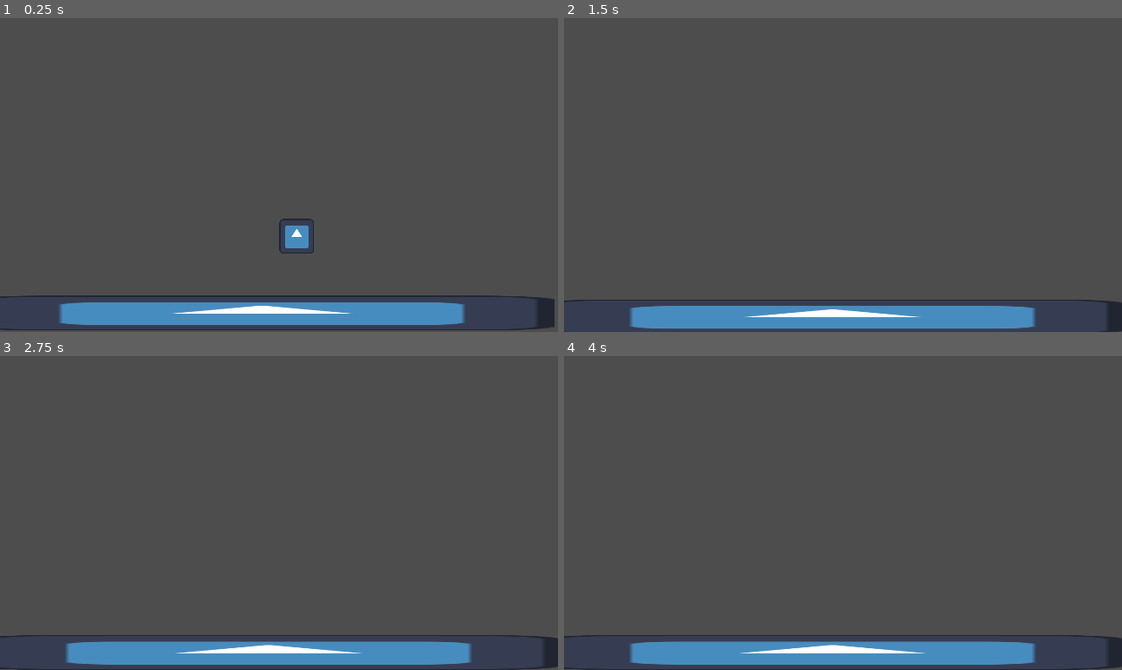
Above: before the commit, frames 1-4 (two rows, left to right).
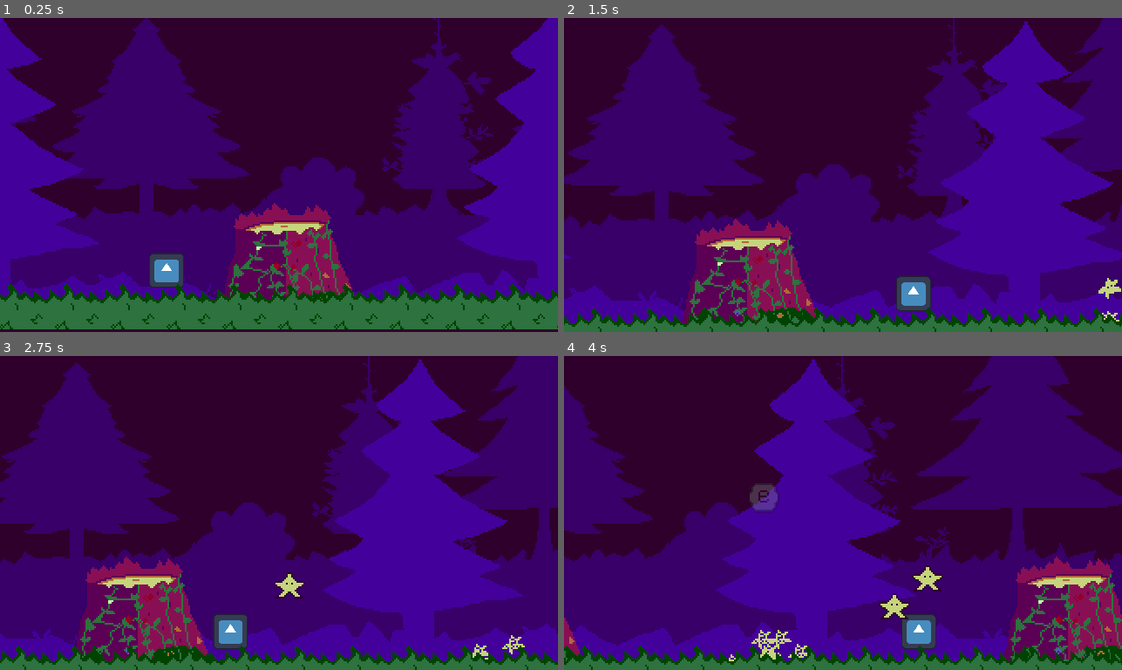
Above: after the commit, the same moments.

Repository: MonkeMango/networking_jam
Game: Godot game, scene res://scenes/levels/TL_00.tscn
Same seed, same stepped clock (60 frames per second), same inputs: the game is played once before the commit and once after it. The engine's default icon, where the game draws it, is replaced by a stand-in: a white triangle on a blue panel in a dark square.
Inputs:
- Up to frame 1 (0.25 s): no input
- Up to frame 2 (1.5 s): tap Enter (ui_accept) at 0.5, 0.77 s; hold Right (ui_right) from 0.53 s (still down); tap E (interact, bound only after the commit) at 0.6, 1.35 s
- Up to frame 3 (2.75 s): tap Enter (ui_accept) at 1.52 s; release Right (ui_right) at 2.03 s; hold Left (ui_left) from 2.03 s (still down); tap E (interact, bound only after the commit) at 2.1 s
- Up to frame 4 (4 s): release Left (ui_left) at 2.78 s; hold Right (ui_right) from 2.78 s (still down); tap E (interact, bound only after the commit) at 2.85, 3.6 s; tap Enter (ui_accept) at 3.02, 3.77 s

The runs differ from the first frame. In frame 1, 100% of the frame differs, in the area x 0-100%, y 0-100%; in frame 2, 100%; in frame 3, 100%; in frame 4, 100%.

Commit message:
a lot of new thingies

Diff:
--- a/project.godot
+++ b/project.godot
@@ -22,7 +22,17 @@
 window/stretch/mode="canvas_items"
 window/per_pixel_transparency/allowed=true
 
+[input]
+
+interact={
+"deadzone": 0.5,
+"events": [Object(InputEventKey,"resource_local_to_scene":false,"resource_name":"","device":-1,"window_id":0,"alt_pressed":false,"shift_pressed":false,"ctrl_pressed":false,"meta_pressed":false,"pressed":false,"keycode":0,"physical_keycode":69,"key_label":0,"unicode":101,"echo":false,"script":null)
+]
+}
+
 [rendering]
 
+textures/canvas_textures/default_texture_filter=0
+environment/defaults/default_clear_color=Color(0.192157, 0.00392157, 0.176471, 1)
 2d/snap/snap_2d_transforms_to_pixel=true
 2d/snap/snap_2d_vertices_to_pixel=true
--- /dev/null
+++ b/scenes/levels/InteractButton.gd
@@ -0,0 +1,7 @@
+extends Sprite2D
+
+
+# Called when the node enters the scene tree for the first time.
+func _ready():
+# NOTE: I do not know why I need to do this, I just have to do this or else it won't be invisible when the game starts.
+	self.modulate = Color(1, 1, 1, 0)
--- a/scenes/levels/TL_00.tscn
+++ b/scenes/levels/TL_00.tscn
@@ -1,32 +1,138 @@
-[gd_scene load_steps=4 format=3 uid="uid://dsd76y033bbvj"]
+[gd_scene load_steps=14 format=3 uid="uid://dsd76y033bbvj"]
 
-[ext_resource type="Texture2D" uid="uid://bigmktfr666x3" path="res://icon.svg" id="1_4iyh1"]
 [ext_resource type="PackedScene" uid="uid://digl8yl245fij" path="res://scenes/player/player.tscn" id="2_2sorq"]
+[ext_resource type="Texture2D" uid="uid://de2j55mu17xqf" path="res://assets/world_assets/tilemap.png" id="2_kxn33"]
+[ext_resource type="Texture2D" uid="uid://bffipdp10i617" path="res://assets/world_assets/background.png" id="3_idrxn"]
+[ext_resource type="Texture2D" uid="uid://bdqflet0o835w" path="res://assets/world_assets/closer_tree.png" id="4_31gpw"]
+[ext_resource type="Texture2D" uid="uid://cqrso2vhmesfl" path="res://assets/world_assets/stump.png" id="5_g6epf"]
+[ext_resource type="Texture2D" uid="uid://b4jkib5cfsce2" path="res://assets/stars/HELP.png" id="6_004v5"]
+[ext_resource type="Texture2D" uid="uid://b0b0eh44s45ty" path="res://assets/player/interact/e.png" id="7_ae64y"]
+[ext_resource type="Script" path="res://scenes/levels/InteractButton.gd" id="8_b3v34"]
+[ext_resource type="AudioStream" uid="uid://1vu4qg8tyhvd" path="res://assets/music/FT00/MUS02_Star-Collector.wav" id="9_6vkxb"]
 
-[sub_resource type="RectangleShape2D" id="RectangleShape2D_kb62v"]
+[sub_resource type="TileSetAtlasSource" id="TileSetAtlasSource_mln5t"]
+texture = ExtResource("2_kxn33")
+texture_region_size = Vector2i(32, 32)
+2:0/0 = 0
+2:0/0/physics_layer_0/linear_velocity = Vector2(0, 0)
+2:0/0/physics_layer_0/angular_velocity = 0.0
+3:0/0 = 0
+3:0/0/physics_layer_0/linear_velocity = Vector2(0, 0)
+3:0/0/physics_layer_0/angular_velocity = 0.0
+2:1/0 = 0
+2:1/0/physics_layer_0/linear_velocity = Vector2(0, 0)
+2:1/0/physics_layer_0/angular_velocity = 0.0
+3:1/0 = 0
+3:1/0/physics_layer_0/linear_velocity = Vector2(0, 0)
+3:1/0/physics_layer_0/angular_velocity = 0.0
+1:0/0 = 0
+1:0/0/physics_layer_0/linear_velocity = Vector2(0, 0)
+1:0/0/physics_layer_0/angular_velocity = 0.0
+1:0/0/physics_layer_0/polygon_0/points = PackedVector2Array(-8, -8, 8, -8, 8, 8, -8, 8)
+
+[sub_resource type="TileSet" id="TileSet_1lafb"]
+tile_size = Vector2i(32, 32)
+physics_layer_0/collision_layer = 1
+sources/0 = SubResource("TileSetAtlasSource_mln5t")
+
+[sub_resource type="Environment" id="Environment_30ve6"]
+background_mode = 3
+glow_enabled = true
+glow_strength = 1.6
+glow_blend_mode = 0
+glow_hdr_threshold = 1.1
+adjustment_brightness = 2.34
+
+[sub_resource type="RectangleShape2D" id="RectangleShape2D_ksaoy"]
+size = Vector2(58, 113)
 
 [node name="TestLevel00" type="Node2D"]
 
-[node name="StaticBody2D" type="StaticBody2D" parent="."]
-position = Vector2(150, 170)
-scale = Vector2(16.8, 1)
-
-[node name="Sprite2D" type="Sprite2D" parent="StaticBody2D"]
-position = Vector2(0.142047, -3.8147e-06)
-scale = Vector2(0.15625, 0.15625)
-texture = ExtResource("1_4iyh1")
-
-[node name="CollisionShape2D" type="CollisionShape2D" parent="StaticBody2D"]
-shape = SubResource("RectangleShape2D_kb62v")
-
 [node name="Player" parent="." instance=ExtResource("2_2sorq")]
-position = Vector2(170, 93)
+position = Vector2(99, 139)
+collision_layer = 3
+collision_mask = 3
 
 [node name="Camera2D" type="Camera2D" parent="Player"]
-limit_left = -65
+position = Vector2(-7, 0)
+limit_left = 30
 limit_top = -375
-limit_right = 316
+limit_right = 9954815
 limit_bottom = 180
 limit_smoothed = true
 position_smoothing_enabled = true
 drag_vertical_enabled = true
+
+[node name="PlayableGround" type="Node2D" parent="."]
+
+[node name="TileMap" type="TileMap" parent="PlayableGround"]
+tile_set = SubResource("TileSet_1lafb")
+format = 2
+layer_0/tile_data = PackedInt32Array(327680, 65536, 0, 327681, 65536, 0, 327682, 65536, 0, 327683, 65536, 0, 327684, 65536, 0, 327685, 65536, 0, 327686, 65536, 0, 327687, 65536, 0, 327688, 65536, 0, 327689, 65536, 0, 327690, 65536, 0, 327691, 65536, 0, 327692, 65536, 0, 327693, 65536, 0, 327694, 65536, 0, 327695, 65536, 0, 327696, 65536, 0, 327697, 65536, 0, 327698, 65536, 0, 327699, 65536, 0, 327700, 65536, 0, 327701, 65536, 0, 327702, 65536, 0, 327703, 65536, 0, 327704, 65536, 0, 327705, 65536, 0, 327706, 65536, 0, 327707, 65536, 0, 327708, 65536, 0, 327709, 65536, 0, 327710, 65536, 0, 327711, 65536, 0, 327712, 65536, 0, 327713, 65536, 0, 327714, 65536, 0, 327715, 65536, 0, 327716, 65536, 0, 327717, 65536, 0, 327718, 65536, 0, 327719, 65536, 0, 327720, 65536, 0, 327721, 65536, 0, 327722, 65536, 0)
+
+[node name="Background" type="Node2D" parent="."]
+
+[node name="ParallaxBackground2" type="ParallaxBackground" parent="Background"]
+
+[node name="ParallaxLayer" type="ParallaxLayer" parent="Background/ParallaxBackground2"]
+motion_scale = Vector2(0.325, 0.325)
+motion_mirroring = Vector2(400, 0)
+
+[node name="Sprite2D" type="Sprite2D" parent="Background/ParallaxBackground2/ParallaxLayer"]
+texture = ExtResource("3_idrxn")
+centered = false
+
+[node name="ParallaxLayer2" type="ParallaxLayer" parent="Background/ParallaxBackground2"]
+motion_scale = Vector2(0.62, 0.62)
+motion_mirroring = Vector2(320, 0)
+
+[node name="Sprite2D" type="Sprite2D" parent="Background/ParallaxBackground2/ParallaxLayer2"]
+texture = ExtResource("4_31gpw")
+centered = false
+
+[node name="ParallaxBackground" type="ParallaxBackground" parent="Background"]
+layer = -22
+
+[node name="ParallaxLayer" type="ParallaxLayer" parent="Background/ParallaxBackground"]
+motion_scale = Vector2(0.69, 0.69)
+motion_mirroring = Vector2(320, 0)
+
+[node name="Sprite2D" type="Sprite2D" parent="Background/ParallaxBackground/ParallaxLayer"]
+position = Vector2(67, 1)
+texture = ExtResource("5_g6epf")
+centered = false
+
+[node name="WorldEnvironment" type="WorldEnvironment" parent="."]
+environment = SubResource("Environment_30ve6")
+
+[node name="CPUParticles2D" type="CPUParticles2D" parent="."]
+z_index = -1795
+position = Vector2(401, 174)
+texture = ExtResource("6_004v5")
+direction = Vector2(0, 1)
+gravity = Vector2(0, -100)
+initial_velocity_max = 50.51
+
+[node name="Area2D" type="Area2D" parent="."]
+position = Vector2(400, 162)
+collision_layer = 2
+collision_mask = 2
+input_pickable = false
+
+[node name="CollisionShape2D" type="CollisionShape2D" parent="Area2D"]
+position = Vector2(1, -46.5)
+shape = SubResource("RectangleShape2D_ksaoy")
+
+[node name="InteractButton" type="Sprite2D" parent="Area2D"]
+modulate = Color(1, 1, 1, 0)
+position = Vector2(0, -81)
+texture = ExtResource("7_ae64y")
+script = ExtResource("8_b3v34")
+
+[node name="AudioStreamPlayer" type="AudioStreamPlayer" parent="."]
+stream = ExtResource("9_6vkxb")
+volume_db = -16.865
+autoplay = true
+
+[connection signal="body_entered" from="Area2D" to="Player" method="_on_area_2d_body_entered"]
+[connection signal="body_exited" from="Area2D" to="Player" method="_on_area_2d_body_exited"]
--- /dev/null
+++ b/scenes/stars/stars.gd
@@ -0,0 +1,17 @@
+extends Node2D
+
+var player_position : Vector2
+const SPEED = 4.0
+const JUMP_VELOCITY = -400.0
+const FRICTION = 20.0
+var time : float = 0.0
+
+# Get the gravity from the project settings to be synced with RigidBody nodes.
+var gravity = ProjectSettings.get_setting("physics/2d/default_gravity")
+
+
+func _physics_process(delta):
+
+	global_position = global_position.lerp(player_position, delta)
+
+	print(position)
--- /dev/null
+++ b/scenes/stars/stars.tscn
@@ -0,0 +1,10 @@
+[gd_scene load_steps=3 format=3 uid="uid://dbhqqflx6b7ds"]
+
+[ext_resource type="Script" path="res://scenes/stars/stars.gd" id="1_4igum"]
+[ext_resource type="Texture2D" uid="uid://c3epcn7wtibwc" path="res://assets/stars/star.png" id="1_lc3ur"]
+
+[node name="Stars" type="Node2D"]
+script = ExtResource("1_4igum")
+
+[node name="Sprite2D" type="Sprite2D" parent="."]
+texture = ExtResource("1_lc3ur")
--- a/scripts/player/player.gd
+++ b/scripts/player/player.gd
@@ -1,9 +1,12 @@
 extends CharacterBody2D
 
 
-const SPEED = 300.0
+const SPEED = 200.0
 const JUMP_VELOCITY = -400.0
 
+var star_spawn : bool = false;
+
+var star = preload("res://scenes/stars/stars.tscn")
 # Get the gravity from the project settings to be synced with RigidBody nodes.
 var gravity = ProjectSettings.get_setting("physics/2d/default_gravity")
 
@@ -25,4 +28,27 @@
 	else:
 		velocity.x = move_toward(velocity.x, 0, SPEED)
 
+	var star_sprite = star.instantiate()
+	var star_pos = position
+	star_sprite.player_position = star_pos
+	if star_spawn and Input.is_action_just_pressed("interact"):
+		add_child(star_sprite)
+
+
 	move_and_slide()
+
+func _on_area_2d_body_entered(body):
+	if !$"../Area2D/InteractButton".modulate == Color(1, 1, 1, 1):
+		var tween = get_tree().create_tween()
+		tween.tween_property($"../Area2D/InteractButton", "modulate", Color(1, 1, 1, 1), 0.3)
+
+	#NOTE: If there is an intergrated function for this let me know for the love of jod
+	star_spawn = true
+
+
+func _on_area_2d_body_exited(body):
+	if !$"../Area2D/InteractButton".modulate == Color(1, 1, 1, 0):
+		var tween = get_tree().create_tween()
+		tween.tween_property($"../Area2D/InteractButton", "modulate", Color(1, 1, 1, 0), 0.3)
+
+	star_spawn = false
Not shown, added: assets/music/FT00/MUS02_Star-Collector.wav.import
Not shown, added: assets/music/ambience/ENV01_Forest_Ambiance_Night.wav.import
Binary file added: assets/player/interact/e.aseprite
Binary file added: assets/player/interact/e.png
Not shown, added: assets/player/interact/e.png.import
Binary file added: assets/stars/HELP.aseprite
Binary file added: assets/stars/HELP.png
Not shown, added: assets/stars/HELP.png.import
Binary file added: assets/stars/star.aseprite
Binary file added: assets/stars/star.png
Not shown, added: assets/stars/star.png.import
Binary file added: assets/world_assets/background.aseprite
(and 21 more such lines)
